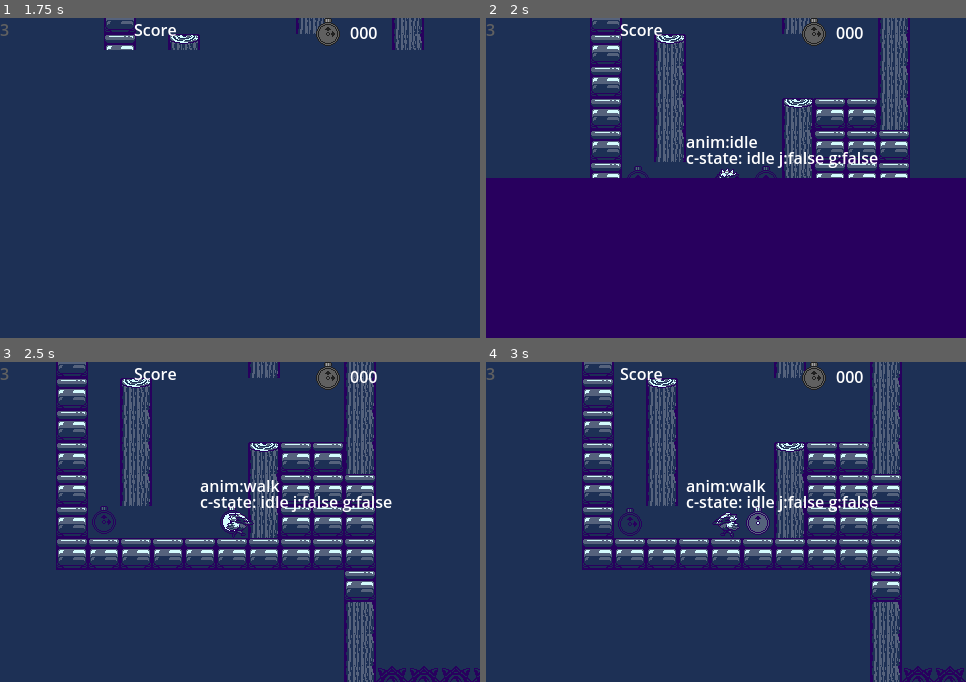
Above: before the commit, frames 1-4 (two rows, left to right).
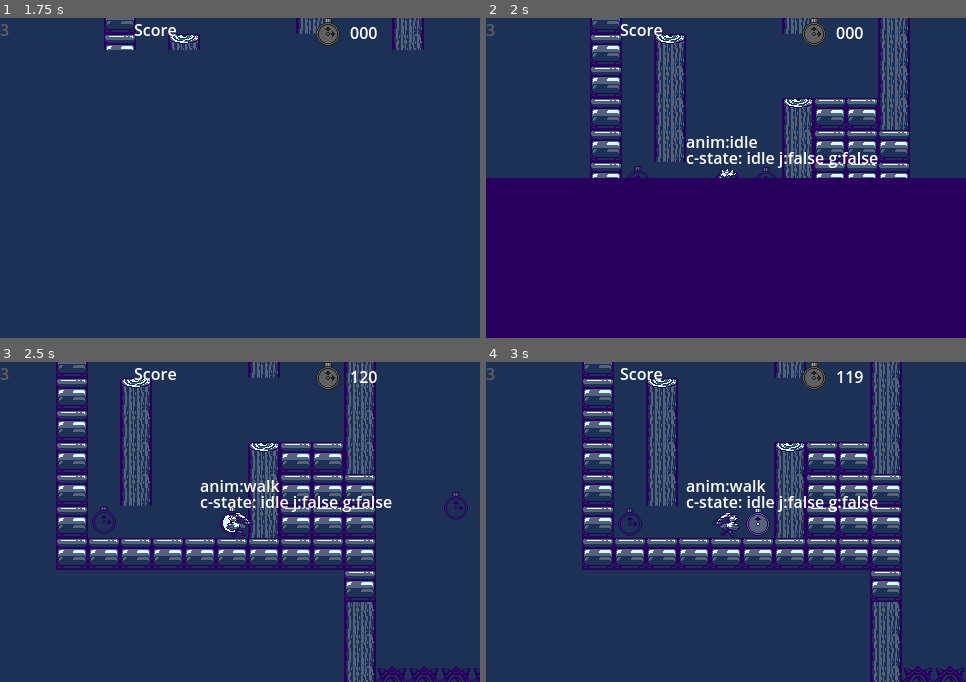
Above: after the commit, the same moments.

Repository: LidesSam/Birdfall
Game: Godot game, scene res://source/scenes/mainMenu.tscn
The game is run twice, just before and just after one commit, with the same random seed, the same clock (stepped at 60 frames per second) and the same inputs.
Inputs:
- Up to frame 1 (1.75 s): click "Play" at 0.5 s; click "Play" at 1.25 s
- Up to frame 2 (2 s): no input
- Up to frame 3 (2.5 s): hold Right (ui_right) from 2.03 s (still down)
- Up to frame 4 (3 s): release Right (ui_right) at 2.78 s; hold Left (ui_left) from 2.78 s (still down)

Frame 1 is identical in both runs. In frame 2, less than 0.1% of the frame differs, in the area x 56-61%, y 46-50%; in frame 3, 0.3%, in the area x 45-98%, y 2-55%; in frame 4, 0.3%.

Commit message:
stage, fix: reloaded chronoclocks

Diff:
--- a/source/elements/cronoclock.gd
+++ b/source/elements/cronoclock.gd
@@ -7,6 +7,7 @@
 		$anim.play("idle")
 
 func _on_body_entered(body: Node2D) -> void:
+	print("aloha 1")
 	if body.is_in_group("player") and !triggered:
 		Global.add_def_time()
 		triggered=true
--- a/source/elements/goal.gd
+++ b/source/elements/goal.gd
@@ -7,6 +7,7 @@
 		$anim.play("idle")
 
 func _on_body_entered(body: Node2D) -> void:
+	print("aloha 1")
 	if body.is_in_group("player") and !triggered:
 		Global.world.complete_stage()
 		triggered=true
--- a/source/elements/goal.tscn
+++ b/source/elements/goal.tscn
@@ -1,7 +1,24 @@
 [gd_scene load_steps=16 format=3 uid="uid://o144xq6t6fpb"]
 
-[ext_resource type="Script" uid="uid://cj40m4lx6dcaf" path="res://source/elements/goal.gd" id="1_77ohj"]
 [ext_resource type="Texture2D" uid="uid://mgnv8yigw7e6" path="res://assets/sprites/items/clock.png" id="2_77ohj"]
+
+[sub_resource type="GDScript" id="GDScript_4xci1"]
+script/source = "extends Area2D
+
+
+@export var triggered=false
+
+func _ready() -> void:
+		$anim.play(\"idle\")
+
+func _on_body_entered(body: Node2D) -> void:
+	print(\"aloha 1\")
+	if body.is_in_group(\"player\") and !triggered:
+		Global.world.complete_stage()
+		triggered=true
+		$anim.play(\"trigger\")
+	pass # Replace with function body.
+"
 
 [sub_resource type="AtlasTexture" id="AtlasTexture_awhup"]
 atlas = ExtResource("2_77ohj")
@@ -104,7 +121,7 @@
 
 [node name="goal" type="Area2D"]
 use_parent_material = true
-script = ExtResource("1_77ohj")
+script = SubResource("GDScript_4xci1")
 
 [node name="anim" type="AnimatedSprite2D" parent="."]
 use_parent_material = true
--- a/source/elements/timeleft.tscn
+++ b/source/elements/timeleft.tscn
@@ -24,7 +24,7 @@
 texture = SubResource("AtlasTexture_b050m")
 
 [node name="Timer" type="Timer" parent="."]
-wait_time = 5.0
+wait_time = 60.0
 one_shot = true
 
 [node name="Label" type="Label" parent="."]
--- a/source/scenes/world.gd
+++ b/source/scenes/world.gd
@@ -32,6 +32,7 @@
 #fsm flags
 func countdown_over():
 	return countdown.time_left<=0
+
 func stage_is_complete():
 	return complete
 
--- a/source/scenes/world.tscn
+++ b/source/scenes/world.tscn
@@ -8,7 +8,6 @@
 [ext_resource type="PackedScene" uid="uid://ddskdoxd1qhi3" path="res://source/elements/cronoclock.tscn" id="5_nai4x"]
 [ext_resource type="PackedScene" uid="uid://d04x6pnkk63th" path="res://source/elements/timeleft.tscn" id="6_an0i8"]
 [ext_resource type="PackedScene" uid="uid://o144xq6t6fpb" path="res://source/elements/goal.tscn" id="6_kf3fs"]
-[ext_resource type="Script" uid="uid://cj40m4lx6dcaf" path="res://source/elements/goal.gd" id="6_scpiy"]
 [ext_resource type="Texture2D" uid="uid://b8oln5y4locpg" path="res://assets/sprites/solid-block.png" id="8_0iyr7"]
 [ext_resource type="Script" uid="uid://ct5qkh0wai5c5" path="res://addons/fsmgear/source/Fsm.gd" id="8_j1nvq"]
 [ext_resource type="Script" uid="uid://80m0h04t1ao7" path="res://source/scenes/gameWorldStates/startStageState.gd" id="9_od6b4"]
@@ -122,16 +121,20 @@
 [node name="Node2D" type="Node2D" parent="."]
 use_parent_material = true
 
-[node name="Cronoclock" parent="Node2D" instance=ExtResource("5_nai4x")]
-position = Vector2(152, -144)
-script = ExtResource("6_scpiy")
-
-[node name="Cronoclock2" parent="Node2D" instance=ExtResource("5_nai4x")]
-position = Vector2(16, 80)
-script = ExtResource("6_scpiy")
-
 [node name="goal" parent="Node2D" instance=ExtResource("6_kf3fs")]
 position = Vector2(-112, 80)
+
+[node name="Cronoclock" parent="Node2D" instance=ExtResource("5_nai4x")]
+position = Vector2(16, 81)
+
+[node name="Cronoclock2" parent="Node2D" instance=ExtResource("5_nai4x")]
+position = Vector2(144, -143)
+
+[node name="Cronoclock3" parent="Node2D" instance=ExtResource("5_nai4x")]
+position = Vector2(240, 64)
+
+[node name="Cronoclock4" parent="Node2D" instance=ExtResource("5_nai4x")]
+position = Vector2(448, 129)
 
 [node name="player" parent="." instance=ExtResource("2_mtj5w")]
 material = SubResource("ShaderMaterial_mtj5w")
Not shown: 1 places in source/scenes/world.tscn that only renumber resources
